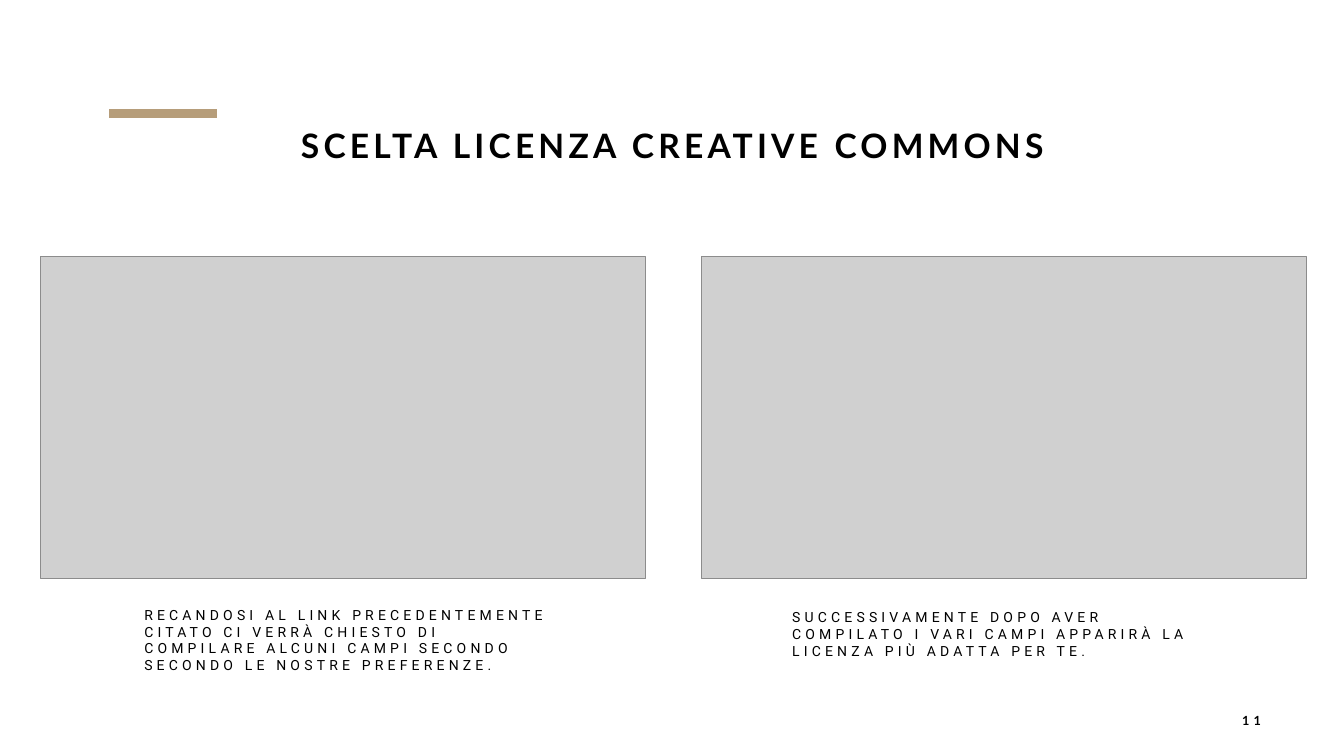
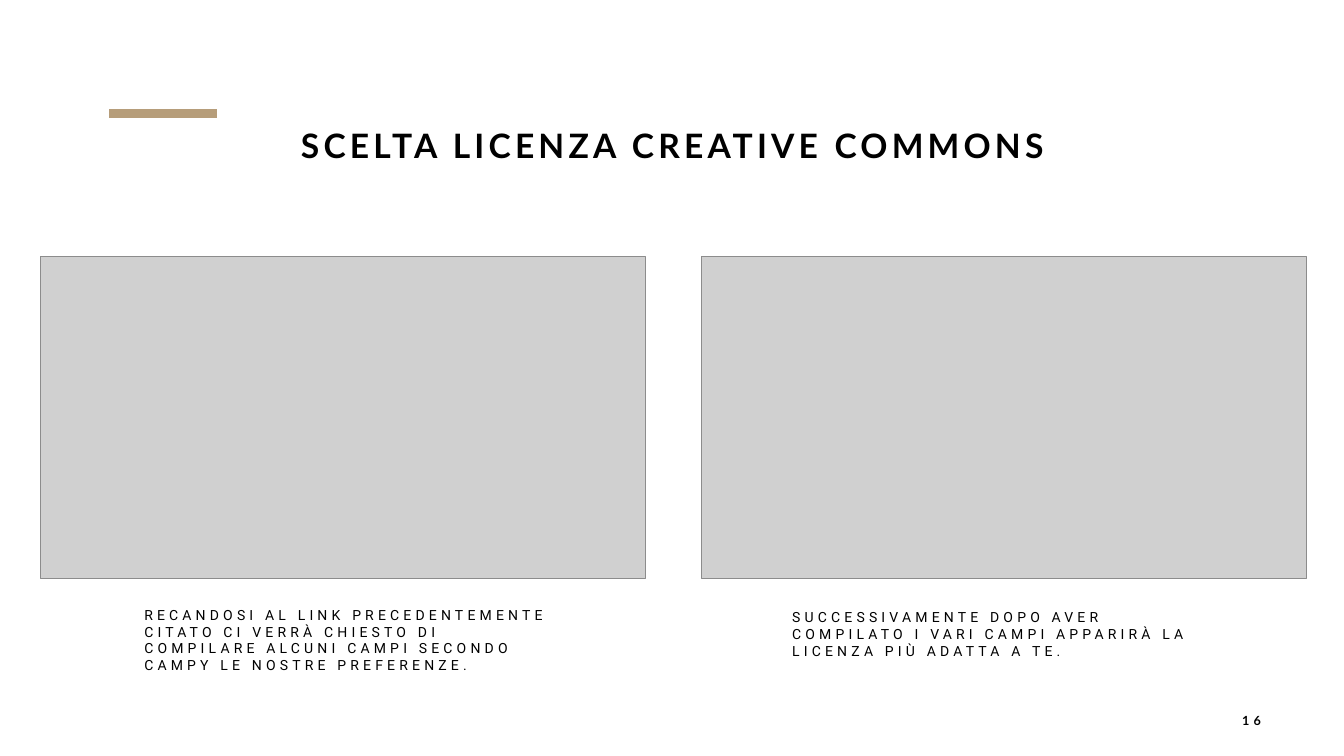
Before and after one commit to Dreadfulorca/esame, a slide deck: slide 16 of slide/opensource.pptx (slide 11 before the commit). Drawn at 1344x756 pixels with LibreOffice and Linux fonts; fonts in the diff are those of the drawing; grey boxes stand for pictures; background and template pictures are left out. Boxes give left, top, right and bottom in pixels: in the first picture for what was removed or moved away, otherwise in the second. Text is boxed around its words. In the diff, an @@ line names an element or a change of style, - is before the commit and + after.

```diff
--- a/slide/opensource.pptx
+++ b/slide/opensource.pptx
@@ text at (144, 610, 542, 670): text changed @@
-RECANDOSI AL LINK PRECEDENTEMENTE CITATO CI VERRÀ CHIESTO DI COMPILARE ALCUNI CAMPI SECONDO SECONDO LE NOSTRE PREFERENZE.
+RECANDOSI AL LINK PRECEDENTEMENTE CITATO CI VERRÀ CHIESTO DI COMPILARE ALCUNI CAMPI SECONDO CAMPY LE NOSTRE PREFERENZE.
@@ text at (792, 612, 1150, 656): text changed @@
-SUCCESSIVAMENTE DOPO AVER COMPILATO I VARI CAMPI APPARIRÀ LA LICENZA PIÙ ADATTA PER TE.
+SUCCESSIVAMENTE DOPO AVER COMPILATO I VARI CAMPI APPARIRÀ LA LICENZA PIÙ ADATTA A TE.
@@ page number at (1242, 716, 1261, 725): text changed @@
-11
+16
```
Also in this commit, not shown: 6 other slides changed, 15 slides added, 1 other file.
